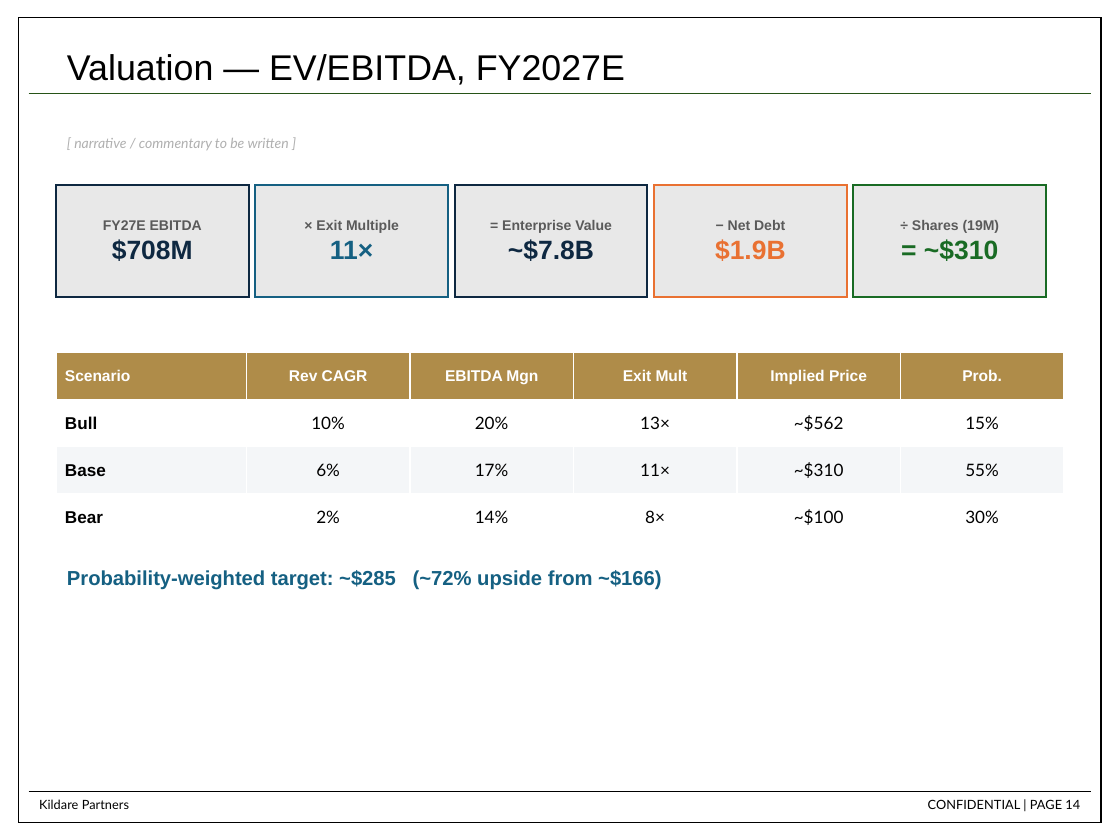
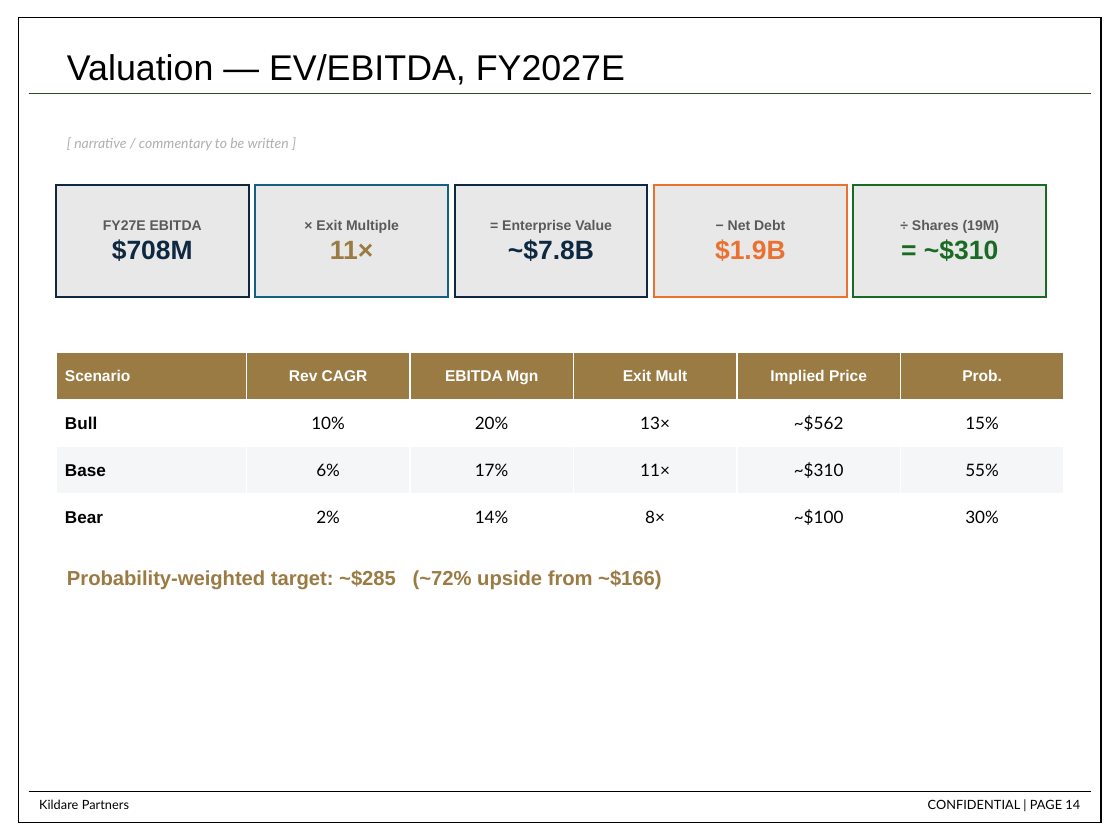
Before and after one commit to dchen88888/Nike-Stock-Pitch, a slide deck: slide 14 of RH_Stock_Pitch_updated.pptx. Drawn at 1120x840 pixels with LibreOffice and Linux fonts; fonts in the diff are those of the drawing. Boxes give left, top, right and bottom in pixels: in the first picture for what was removed or moved away, otherwise in the second. Text is boxed around its words. In the diff, an @@ line names an element or a change of style, - is before the commit and + after.

```diff
--- a/RH_Stock_Pitch_updated.pptx
+++ b/RH_Stock_Pitch_updated.pptx
@@ text in rectangle at box(330, 241, 373, 259): text colour #156082 to #9A7B44 in "11×" @@
@@ table at box(56, 353, 1064, 541) @@
@@ fill #AF8C49 to #9A7B44 in row 1 @@
@@ text "Probability-weighted target: ~$285 (~72% upside ..." at box(67, 570, 661, 590): text colour #156082 to #9A7B44 @@
```
Also in this commit, not shown: 17 other slides changed.
